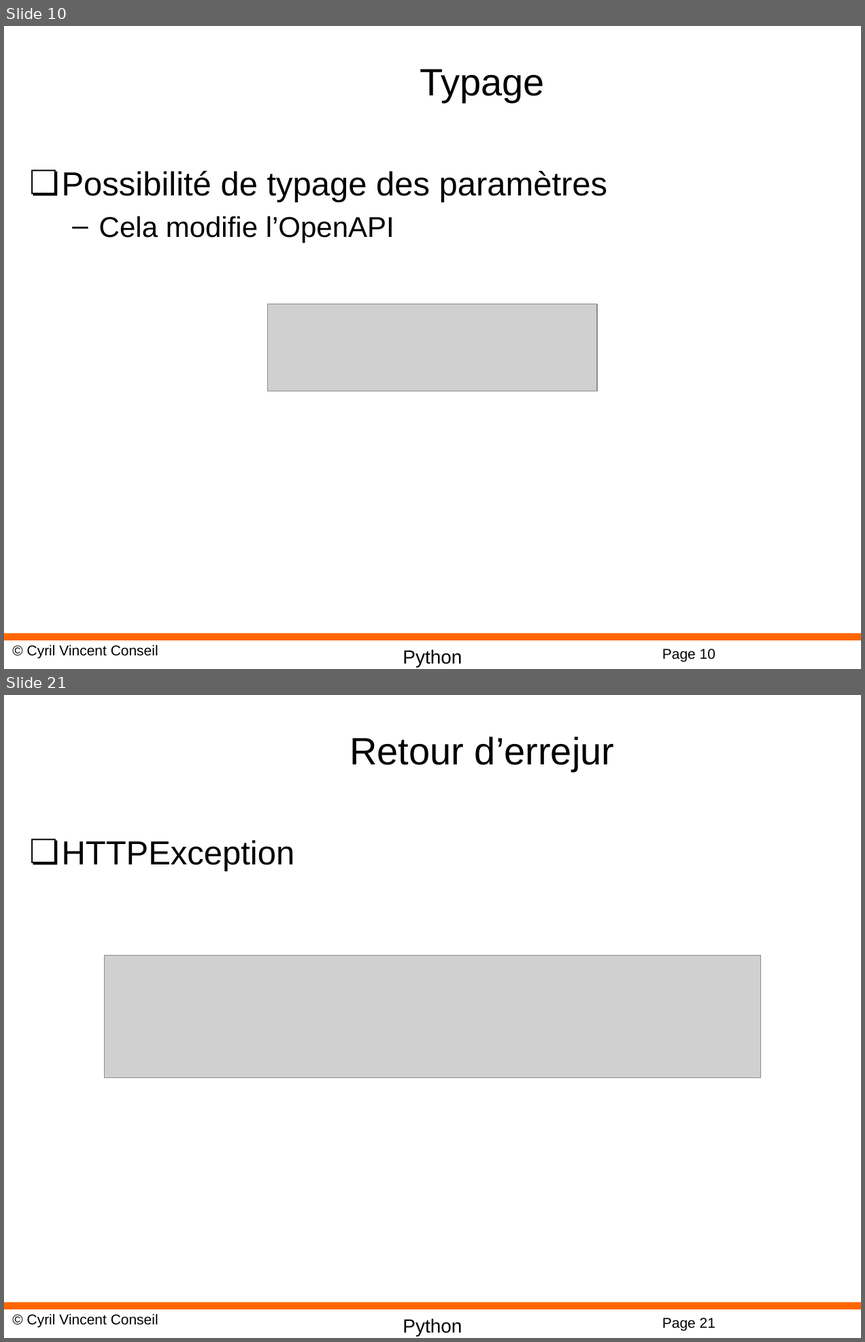
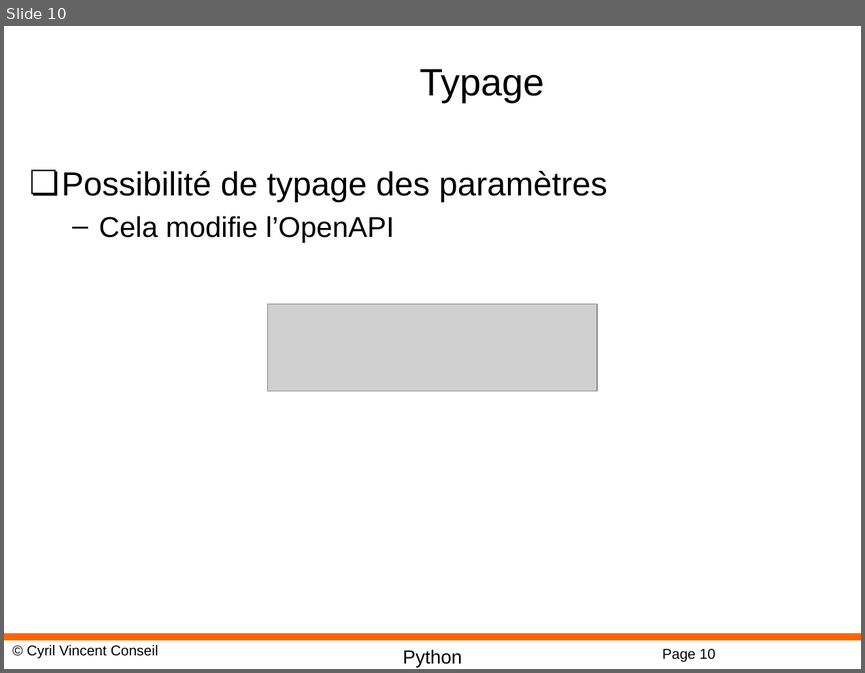
Before and after one commit to cyrilvincent/mlops, a slide deck: ppt/MLOps08-FastAPI.pptx. Shown one above the other, each under a label of ours: slides 10 and 21 before the commit, slide 10 after it; the slides between them are not shown. The pictures are 865x1342 and 865x673 pixels, drawn with LibreOffice and Linux fonts; fonts in the diff are those of the drawing; grey boxes stand for pictures; background and template pictures are left out. Boxes give left, top, right and bottom in pixels: in the first picture for what was removed or moved away, otherwise in the second. Text is boxed around its words. In the diff, an @@ line names an element or a change of style, - is before the commit and + after.

```diff
--- a/ppt/MLOps08-FastAPI.pptx
+++ b/ppt/MLOps08-FastAPI.pptx
@@ slide 21 removed at [4, 695, 861, 1338], background #FFFFFF; not listed: 4 template elements that a slide beside it also shows @@
@@ title removed at [349, 736, 614, 772] @@
-Retour d’errejur
@@ text removed at [62, 840, 295, 872] @@
-❏ HTTPException
@@ picture removed at [104, 955, 761, 1078] @@
```
Also in this commit, not shown: 11 other slides removed, 4 other files.
